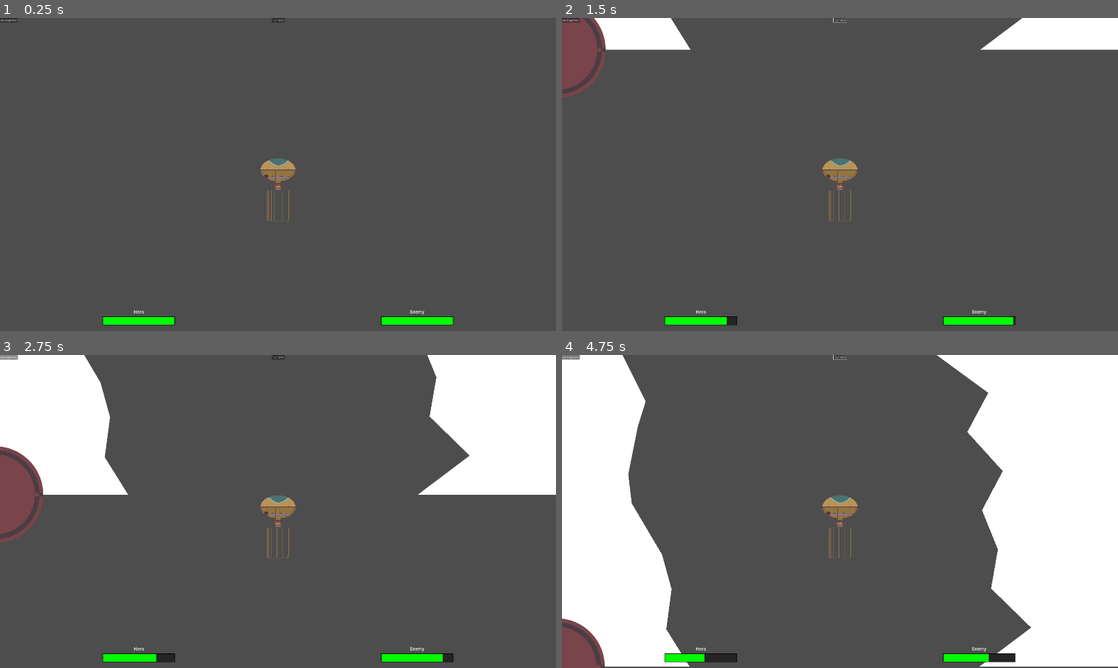
Above: before the commit, frames 1-4 (two rows, left to right).
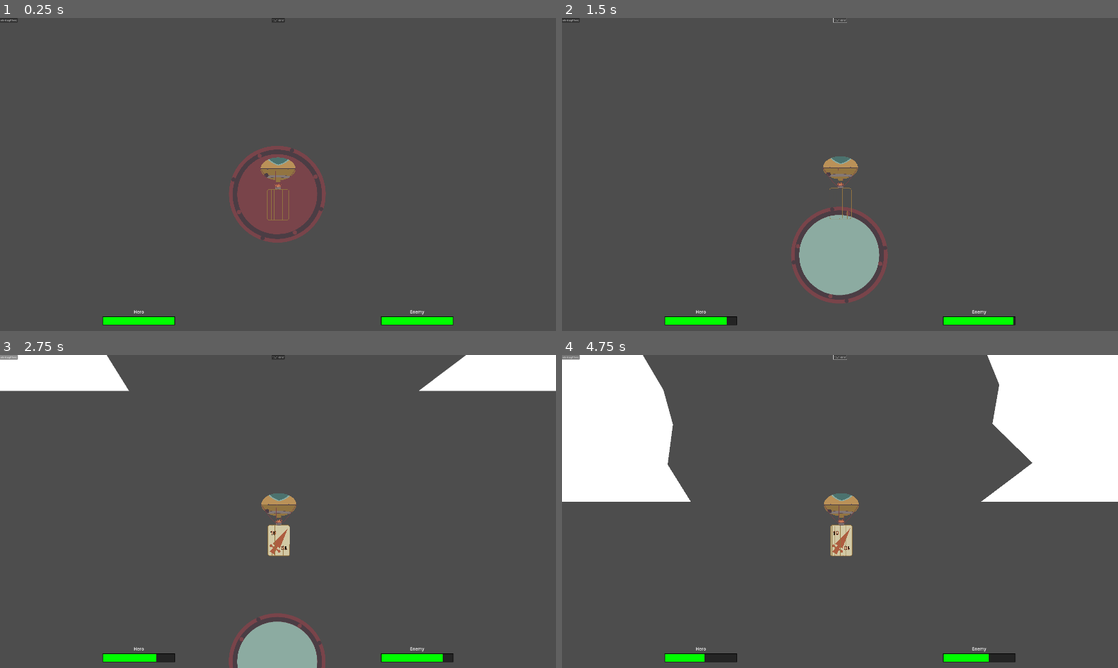
Above: after the commit, the same moments.

Repository: panorb/ludum-dare-53
Game: Godot game, scene res://world.tscn
Same seed, same stepped clock (60 frames per second), same inputs: the game is played once before the commit and once after it.
Inputs:
- Up to frame 1 (0.25 s): no input
- Up to frame 2 (1.5 s): click "ein knopf hero" at 0.5 s; click "novh einer" at 1.25 s
- Up to frame 3 (2.75 s): click "ein knopf hero" at 2 s
- Up to frame 4 (4.75 s): click "novh einer" at 2.75 s; click "ein knopf hero" at 3.5 s; click "novh einer" at 4.25 s

The runs differ from the first frame. In frame 1, 3.2% of the frame differs, in the area x 41-59%, y 40-72%; in frame 2, 8.8%; in frame 3, 18%; in frame 4, 26%, in the area x 0-100%, y 0-100%.

Commit message:
Progress on BattleField scene

Diff:
--- a/godot/autoloads/globals.gd
+++ b/godot/autoloads/globals.gd
@@ -1,6 +1,6 @@
 extends Node
 
-const MAX_CAVE_ITERATIONS = 6
+const MAX_CAVE_ITERATIONS = 2
 
 const CAVE_SPEED = 12
 const BALLOON_SPEED = 10
--- a/godot/game/balloon/balloon.gd
+++ b/godot/game/balloon/balloon.gd
@@ -1,6 +1,4 @@
 extends CharacterBody2D
-
-signal card_received(card_type: Card.TYPE, card_value: int)
 
 const DRAG = 0.05
 
@@ -65,9 +63,10 @@
 	global_position.y = clamp(global_position.y, PADDING_TOP, PADDING_BOTTOM)
 
 
-func _physics_process(_delta) -> void:
+func _physics_process(delta : float) -> void:
+	velocity.y -= Globals.BALLOON_SPEED
 	var wind_speed = get_wind_speed()
-	var current_velocity = move_and_collide(velocity * _delta)
+	var current_velocity = move_and_collide(velocity * delta)
 
 	adjust_rotation()
 	adjust_velocity(wind_speed)
@@ -88,18 +87,16 @@
 				last_wall_hit_sound_play_time = randf_range(0.7, 1.3)
 	head_sprite.visible = invincible_timer.time_left < 0 or int(invincible_timer.time_left * 1000) % 400 == 0
 
-
-func _ready():
-	card_received.connect(_on_card_received)
-
-
-func _on_card_received(card_type: Card.TYPE, card_value: int):
+func receive_card(card_type: Card.TYPE, card_value: int):
 	var card: Card = card_scene.instantiate()
 	card.type = card_type
 	card.value = card_value
 	card.set_name("Card")
 	cage_center.add_child(card)
 	containing_card = card
+
+func drop_card():
+	containing_card.queue_free()
 
 func take_damage(damage: int, damage_source: Node2D):
 	print_debug("Take dammage: %s" % damage)
--- a/godot/game/balloon/balloon.tscn
+++ b/godot/game/balloon/balloon.tscn
@@ -26,8 +26,6 @@
 [node name="Center" type="Marker2D" parent="Cage"]
 z_index = -1
 position = Vector2(0, 540)
-
-[node name="Camera2D" type="Camera2D" parent="Cage"]
 
 [node name="Fire" type="Sprite2D" parent="."]
 texture = ExtResource("3_ugihq")
--- a/godot/game/battle_field/battle_field.gd
+++ b/godot/game/battle_field/battle_field.gd
@@ -2,6 +2,8 @@
 
 signal lose
 signal win
+signal balloon_arrived
+signal balloon_drop
 
 #@onready var hero = get_node("Hero")
 #@onready var monster = get_node("Dragon")
@@ -12,6 +14,10 @@
 	#hero.dead.connect(_on_hero_dead)
 	#monster.dead.connect(_on_monster_dead)
 
+
+func execute_card(card : Card):
+	for i in range(card.value):
+		pass
 
 func on_card_received(card_type, card_value):
 	pass
@@ -32,3 +38,13 @@
 func _input(event):
 	if event.is_action_pressed("ui_accept"):
 		on_card_received("attack", 15)
+
+
+func _on_arrival_area_body_entered(body):
+	if body.is_in_group("balloon"):
+		emit_signal("balloon_arrived")
+
+
+func _on_drop_area_body_entered(body):
+	if body.is_in_group("balloon"):
+		emit_signal("balloon_drop")
--- a/godot/game/battle_field/battle_field.tscn
+++ b/godot/game/battle_field/battle_field.tscn
@@ -1,6 +1,44 @@
-[gd_scene load_steps=2 format=3 uid="uid://0c34dfxbhfdx"]
+[gd_scene load_steps=7 format=3 uid="uid://0c34dfxbhfdx"]
 
 [ext_resource type="Script" path="res://game/battle_field/battle_field.gd" id="1_qkow4"]
+[ext_resource type="Texture2D" uid="uid://cqn8b26y5ggxd" path="res://game/battle_field/battle_field_ground.svg" id="2_3o7wx"]
+[ext_resource type="Texture2D" uid="uid://ddymtkj0h1v1r" path="res://game/battle_field/battle_field_sky.svg" id="3_tnflb"]
+[ext_resource type="PackedScene" uid="uid://dfqrfa60cspgd" path="res://game/battle_field/creatures/hero/hero.tscn" id="4_yd1ll"]
+[ext_resource type="PackedScene" uid="uid://cu8y4xsqkkos2" path="res://game/battle_field/creatures/dragon/dragon.tscn" id="5_cmrjv"]
+
+[sub_resource type="RectangleShape2D" id="RectangleShape2D_qrv5m"]
+size = Vector2(10000, 600)
 
 [node name="BattleField" type="Node2D"]
 script = ExtResource("1_qkow4")
+
+[node name="Sky" type="Sprite2D" parent="."]
+scale = Vector2(1.59245, 1.34583)
+texture = ExtResource("3_tnflb")
+
+[node name="Ground" type="Sprite2D" parent="."]
+position = Vector2(0, 800)
+texture = ExtResource("2_3o7wx")
+
+[node name="Hero" parent="." instance=ExtResource("4_yd1ll")]
+position = Vector2(-871, 598)
+
+[node name="Dragon" parent="." instance=ExtResource("5_cmrjv")]
+position = Vector2(658, 484)
+
+[node name="ArrivalArea" type="Area2D" parent="."]
+position = Vector2(0, 1756)
+collision_layer = 0
+
+[node name="CollisionShape2D" type="CollisionShape2D" parent="ArrivalArea"]
+shape = SubResource("RectangleShape2D_qrv5m")
+
+[node name="DropArea" type="Area2D" parent="."]
+position = Vector2(0, -54)
+collision_layer = 0
+
+[node name="CollisionShape2D" type="CollisionShape2D" parent="DropArea"]
+shape = SubResource("RectangleShape2D_qrv5m")
+
+[connection signal="body_entered" from="ArrivalArea" to="." method="_on_arrival_area_body_entered"]
+[connection signal="body_entered" from="DropArea" to="." method="_on_drop_area_body_entered"]
--- a/godot/game/battle_field/creatures/dragon/dragon.tscn
+++ b/godot/game/battle_field/creatures/dragon/dragon.tscn
@@ -1,8 +1,9 @@
-[gd_scene load_steps=15 format=3 uid="uid://cu8y4xsqkkos2"]
+[gd_scene load_steps=16 format=3 uid="uid://cu8y4xsqkkos2"]
 
 [ext_resource type="Texture2D" uid="uid://5kps276t2owe" path="res://game/battle_field/creatures/dragon/dragon_back_wing.svg" id="1_jynh3"]
 [ext_resource type="Texture2D" uid="uid://br5grbupc4dc" path="res://game/battle_field/creatures/dragon/dragon_torso.svg" id="1_n785t"]
 [ext_resource type="Script" path="res://game/battle_field/creatures/dragon/dragon.gd" id="1_vv02n"]
+[ext_resource type="Texture2D" uid="uid://c13h80cokookj" path="res://game/battle_field/creatures/dragon/dragon_shadow.svg" id="2_3xlc6"]
 [ext_resource type="Texture2D" uid="uid://ddcv7tdpi4286" path="res://game/battle_field/creatures/dragon/dragon_lower_head.svg" id="2_b06l3"]
 [ext_resource type="Texture2D" uid="uid://b8tpm7rxkc775" path="res://game/battle_field/creatures/dragon/dragon_upper_head.svg" id="3_wp7e1"]
 [ext_resource type="Texture2D" uid="uid://wtvxo0jc15p1" path="res://game/battle_field/creatures/dragon/dragon_front_wing.svg" id="5_0w2w1"]
@@ -21,6 +22,81 @@
 max_value = 360.0
 _data = [Vector2(0, 6.54544), 0.0, -46.1073, 0, 1, Vector2(0.99373, -39.2727), -46.1073, 0.0, 1, 0]
 point_count = 2
+
+[sub_resource type="Animation" id="Animation_x5hnc"]
+length = 0.001
+tracks/0/type = "value"
+tracks/0/imported = false
+tracks/0/enabled = true
+tracks/0/path = NodePath("FireBreath2:emitting")
+tracks/0/interp = 1
+tracks/0/loop_wrap = true
+tracks/0/keys = {
+"times": PackedFloat32Array(0),
+"transitions": PackedFloat32Array(1),
+"update": 1,
+"values": [false]
+}
+tracks/1/type = "value"
+tracks/1/imported = false
+tracks/1/enabled = true
+tracks/1/path = NodePath("FireBreath3:emitting")
+tracks/1/interp = 1
+tracks/1/loop_wrap = true
+tracks/1/keys = {
+"times": PackedFloat32Array(0),
+"transitions": PackedFloat32Array(1),
+"update": 1,
+"values": [false]
+}
+tracks/2/type = "value"
+tracks/2/imported = false
+tracks/2/enabled = true
+tracks/2/path = NodePath("FireBreath1:emitting")
+tracks/2/interp = 1
+tracks/2/loop_wrap = true
+tracks/2/keys = {
+"times": PackedFloat32Array(0),
+"transitions": PackedFloat32Array(1),
+"update": 1,
+"values": [false]
+}
+tracks/3/type = "value"
+tracks/3/imported = false
+tracks/3/enabled = true
+tracks/3/path = NodePath("Head/LowerHead:rotation")
+tracks/3/interp = 1
+tracks/3/loop_wrap = true
+tracks/3/keys = {
+"times": PackedFloat32Array(0),
+"transitions": PackedFloat32Array(1),
+"update": 0,
+"values": [0.0]
+}
+tracks/4/type = "value"
+tracks/4/imported = false
+tracks/4/enabled = true
+tracks/4/path = NodePath("Head/UpperHead:rotation")
+tracks/4/interp = 1
+tracks/4/loop_wrap = true
+tracks/4/keys = {
+"times": PackedFloat32Array(0),
+"transitions": PackedFloat32Array(1),
+"update": 0,
+"values": [0.0]
+}
+tracks/5/type = "value"
+tracks/5/imported = false
+tracks/5/enabled = true
+tracks/5/path = NodePath("Torso:rotation")
+tracks/5/interp = 1
+tracks/5/loop_wrap = true
+tracks/5/keys = {
+"times": PackedFloat32Array(0),
+"transitions": PackedFloat32Array(1),
+"update": 0,
+"values": [0.0]
+}
 
 [sub_resource type="Animation" id="Animation_rthm7"]
 resource_name = "attack"
@@ -110,93 +186,6 @@
 "values": [0.0, -0.0174533, -0.0174533, 0.0]
 }
 
-[sub_resource type="Animation" id="Animation_x5hnc"]
-length = 0.001
-tracks/0/type = "value"
-tracks/0/imported = false
-tracks/0/enabled = true
-tracks/0/path = NodePath("Head:rotation")
-tracks/0/interp = 1
-tracks/0/loop_wrap = true
-tracks/0/keys = {
-"times": PackedFloat32Array(0),
-"transitions": PackedFloat32Array(1),
-"update": 0,
-"values": [-0.00872665]
-}
-tracks/1/type = "value"
-tracks/1/imported = false
-tracks/1/enabled = true
-tracks/1/path = NodePath("Head/LowerHead:rotation")
-tracks/1/interp = 1
-tracks/1/loop_wrap = true
-tracks/1/keys = {
-"times": PackedFloat32Array(0),
-"transitions": PackedFloat32Array(1),
-"update": 0,
-"values": [-0.523599]
-}
-tracks/2/type = "value"
-tracks/2/imported = false
-tracks/2/enabled = true
-tracks/2/path = NodePath("Head/UpperHead:rotation")
-tracks/2/interp = 1
-tracks/2/loop_wrap = true
-tracks/2/keys = {
-"times": PackedFloat32Array(0),
-"transitions": PackedFloat32Array(1),
-"update": 0,
-"values": [0.319395]
-}
-tracks/3/type = "value"
-tracks/3/imported = false
-tracks/3/enabled = true
-tracks/3/path = NodePath("FireBreath2:emitting")
-tracks/3/interp = 1
-tracks/3/loop_wrap = true
-tracks/3/keys = {
-"times": PackedFloat32Array(0),
-"transitions": PackedFloat32Array(1),
-"update": 1,
-"values": [false]
-}
-tracks/4/type = "value"
-tracks/4/imported = false
-tracks/4/enabled = true
-tracks/4/path = NodePath("FireBreath3:emitting")
-tracks/4/interp = 1
-tracks/4/loop_wrap = true
-tracks/4/keys = {
-"times": PackedFloat32Array(0),
-"transitions": PackedFloat32Array(1),
-"update": 1,
-"values": [false]
-}
-tracks/5/type = "value"
-tracks/5/imported = false
-tracks/5/enabled = true
-tracks/5/path = NodePath("FireBreath1:emitting")
-tracks/5/interp = 1
-tracks/5/loop_wrap = true
-tracks/5/keys = {
-"times": PackedFloat32Array(0),
-"transitions": PackedFloat32Array(1),
-"update": 1,
-"values": [false]
-}
-tracks/6/type = "value"
-tracks/6/imported = false
-tracks/6/enabled = true
-tracks/6/path = NodePath("Torso:rotation")
-tracks/6/interp = 1
-tracks/6/loop_wrap = true
-tracks/6/keys = {
-"times": PackedFloat32Array(0),
-"transitions": PackedFloat32Array(1),
-"update": 0,
-"values": [-0.00523599]
-}
-
 [sub_resource type="AnimationLibrary" id="AnimationLibrary_jrxd1"]
 _data = {
 "RESET": SubResource("Animation_x5hnc"),
@@ -206,27 +195,27 @@
 [node name="Dragon" type="Node2D"]
 script = ExtResource("1_vv02n")
 
+[node name="Shadow" type="Sprite2D" parent="."]
+self_modulate = Color(1, 1, 1, 0.392157)
+texture = ExtResource("2_3xlc6")
+
 [node name="BackWing" type="Sprite2D" parent="."]
 position = Vector2(32, -623)
 texture = ExtResource("1_jynh3")
 
 [node name="Torso" type="Sprite2D" parent="."]
-rotation = -0.00523599
 texture = ExtResource("1_n785t")
 offset = Vector2(0, -408)
 
 [node name="Head" type="Node2D" parent="."]
 position = Vector2(1, 0)
-rotation = -0.00872665
 
 [node name="LowerHead" type="Sprite2D" parent="Head"]
 position = Vector2(-476, -889)
-rotation = -0.523599
 texture = ExtResource("2_b06l3")
 
 [node name="UpperHead" type="Sprite2D" parent="Head"]
 position = Vector2(-502, -1006)
-rotation = 0.319395
 texture = ExtResource("3_wp7e1")
 
 [node name="FrontWing" type="Sprite2D" parent="."]
@@ -274,6 +263,7 @@
 angle_curve = SubResource("Curve_u7cgs")
 
 [node name="AnimationPlayer" type="AnimationPlayer" parent="."]
+autoplay = "RESET"
 libraries = {
 "": SubResource("AnimationLibrary_jrxd1")
 }
--- a/godot/game/battle_field/creatures/hero/hero.tscn
+++ b/godot/game/battle_field/creatures/hero/hero.tscn
@@ -1,5 +1,6 @@
-[gd_scene load_steps=12 format=3 uid="uid://dfqrfa60cspgd"]
-
+[gd_scene load_steps=13 format=3 uid="uid://dfqrfa60cspgd"]
+
+[ext_resource type="Texture2D" uid="uid://bfmgt8sr13leq" path="res://game/battle_field/creatures/hero/hero_shadow.svg" id="1_16x7x"]
 [ext_resource type="Texture2D" uid="uid://oqoksfk80adc" path="res://game/battle_field/creatures/hero/hero_torso_relaxed.svg" id="1_38kxw"]
 [ext_resource type="Texture2D" uid="uid://dvfd4t5rjxdah" path="res://game/battle_field/creatures/hero/hero_head.svg" id="1_ispg6"]
 [ext_resource type="Texture2D" uid="uid://melw1ar8k1i2" path="res://game/battle_field/creatures/hero/big_sword.svg" id="1_saox3"]
@@ -91,7 +92,7 @@
 "times": PackedFloat32Array(0),
 "transitions": PackedFloat32Array(1),
 "update": 1,
-"values": [true]
+"values": [false]
 }
 tracks/7/type = "value"
 tracks/7/imported = false
@@ -103,7 +104,7 @@
 "times": PackedFloat32Array(0),
 "transitions": PackedFloat32Array(1),
 "update": 1,
-"values": [true]
+"values": [false]
 }
 tracks/8/type = "value"
 tracks/8/imported = false
@@ -115,7 +116,7 @@
 "times": PackedFloat32Array(0),
 "transitions": PackedFloat32Array(1),
 "update": 1,
-"values": [true]
+"values": [false]
 }
 tracks/9/type = "value"
 tracks/9/imported = false
@@ -139,7 +140,7 @@
 "times": PackedFloat32Array(0),
 "transitions": PackedFloat32Array(1),
 "update": 1,
-"values": [true]
+"values": [false]
 }
 tracks/11/type = "value"
 tracks/11/imported = false
@@ -490,21 +491,28 @@
 
 [node name="Hero" type="Node2D"]
 
+[node name="Shadow" type="Sprite2D" parent="."]
+self_modulate = Color(1, 1, 1, 0.392157)
+texture = ExtResource("1_16x7x")
+
 [node name="Sword" type="Node2D" parent="."]
 
 [node name="AISword1" type="Sprite2D" parent="Sword"]
+visible = false
 self_modulate = Color(0.294118, 0.447059, 0.431373, 1)
 position = Vector2(-190, -1000)
 texture = ExtResource("1_saox3")
 offset = Vector2(0, -410)
 
 [node name="AISword2" type="Sprite2D" parent="Sword"]
+visible = false
 self_modulate = Color(0.294118, 0.447059, 0.431373, 1)
 position = Vector2(510, -1000)
 texture = ExtResource("1_saox3")
 offset = Vector2(0, -410)
 
 [node name="EffectEllipse" type="Sprite2D" parent="Sword"]
+visible = false
 position = Vector2(166, -1420)
 scale = Vector2(0.2, 1.4)
 texture = ExtResource("2_h4hiy")
@@ -517,6 +525,7 @@
 texture = ExtResource("6_5wh1d")
 
 [node name="Sword" type="Sprite2D" parent="Sword"]
+visible = false
 position = Vector2(160, -580)
 rotation = 1.5708
 texture = ExtResource("1_saox3")
@@ -539,6 +548,7 @@
 offset = Vector2(0, -147)
 
 [node name="AnimationPlayer" type="AnimationPlayer" parent="."]
+autoplay = "RESET"
 libraries = {
 "": SubResource("AnimationLibrary_3hxth")
 }
--- a/godot/game/card_spawner/card_spawner.gd
+++ b/godot/game/card_spawner/card_spawner.gd
@@ -1,6 +1,7 @@
 extends Node2D
 
 signal spawn_card
+@onready var animation_player = $AnimationPlayer
 
 func _ready():
 	spawn_card.connect(_on_card_spawned)
@@ -8,4 +9,7 @@
 func _on_card_spawned():
 	var balloons = get_tree().get_nodes_in_group("balloon")
 	for balloon in balloons:
-		balloon.card_received(Card.TYPE.ATTACK, 10)
+		balloon.receive_card(Card.TYPE.ATTACK, 10)
+
+func play_spawn_animation():
+	animation_player.play("spawn")
--- a/godot/game/game.gd
+++ b/godot/game/game.gd
@@ -1,16 +1,21 @@
 extends Node2D
-
-var globals = preload("res://autoloads/globals.gd")
 
 @onready var cave = get_node('Cave')
 @onready var card_spawner = get_node('CardSpawner')
 @onready var battle_field = get_node('BattleField')
-@onready var balloon = get_node('Balloon')
+@onready var balloon : Node2D = get_node('Balloon')
+@onready var camera : Camera2D = get_node("GameCamera")
+
+var camera_follow : bool = true
 
 func _ready():
-	cave.position.y = -globals.SCREEN_HEIGHT
-	battle_field.position.y = -globals.SCREEN_HEIGHT * (globals.MAX_CAVE_ITERATIONS + 1)
+	camera.position.x = balloon.position.x
+
+	cave.position.y = -Globals.SCREEN_HEIGHT
+	battle_field.position.y = -Globals.SCREEN_HEIGHT * (Globals.MAX_CAVE_ITERATIONS + 0.5)
 	battle_field.win.connect(_on_lose)
+
+	card_spawner.play_spawn_animation()
 
 func _on_lose():
 	print_debug("Lose")
@@ -18,7 +23,24 @@
 func _on_win():
 	print_debug("Win")
 
+func _physics_process(delta):
+	if camera_follow:
+		camera.position.y = balloon.position.y
 
-func _process(delta):
-	position.y += globals.CAVE_SPEED
-	balloon.position.y -= globals.BALLOON_SPEED
+
+func _on_battle_field_balloon_arrived():
+	camera_follow = false
+	var tween = get_tree().create_tween()
+	tween.tween_property(camera, "position", battle_field.position, 0.8).set_trans(Tween.TRANS_CUBIC)
+	tween.play()
+
+
+func _on_card_spawner_spawn_card():
+	balloon.receive_card(Card.TYPE.ATTACK, 10)
+
+
+func _on_battle_field_balloon_drop():
+	var card : Card = balloon.containing_card
+	if card:
+		battle_field.execute_card(card)
+		balloon.drop_card()
--- a/godot/game/game.tscn
+++ b/godot/game/game.tscn
@@ -94,13 +94,24 @@
 [node name="Cave" parent="." instance=ExtResource("3_5wdlg")]
 
 [node name="BattleField" parent="." instance=ExtResource("2_kbeyu")]
+position = Vector2(1920, 641)
 
 [node name="CardSpawner" parent="." instance=ExtResource("4_sv5h8")]
+position = Vector2(1944, 1869)
 
 [node name="CaveSegment" parent="." instance=ExtResource("6_uxkq5")]
 
 [node name="Balloon" parent="." instance=ExtResource("5_jytc0")]
+z_index = 10
 position = Vector2(1949, 1756)
+
+[node name="GameCamera" type="Camera2D" parent="."]
+process_callback = 0
+position_smoothing_enabled = true
+position_smoothing_speed = 25.0
 
 [connection signal="button_down" from="UI/Hero Button" to="UI/HBoxContainer/HBoxContainer/VBoxContainer/Healthbar Main" method="_on_hero_button_down"]
 [connection signal="button_down" from="UI/Enemy Button" to="UI/HBoxContainer/HBoxContainer2/VBoxContainer/Healthbar Enemy" method="_on_enemy_button_down"]
+[connection signal="balloon_arrived" from="BattleField" to="." method="_on_battle_field_balloon_arrived"]
+[connection signal="balloon_drop" from="BattleField" to="." method="_on_battle_field_balloon_drop"]
+[connection signal="spawn_card" from="CardSpawner" to="." method="_on_card_spawner_spawn_card"]
